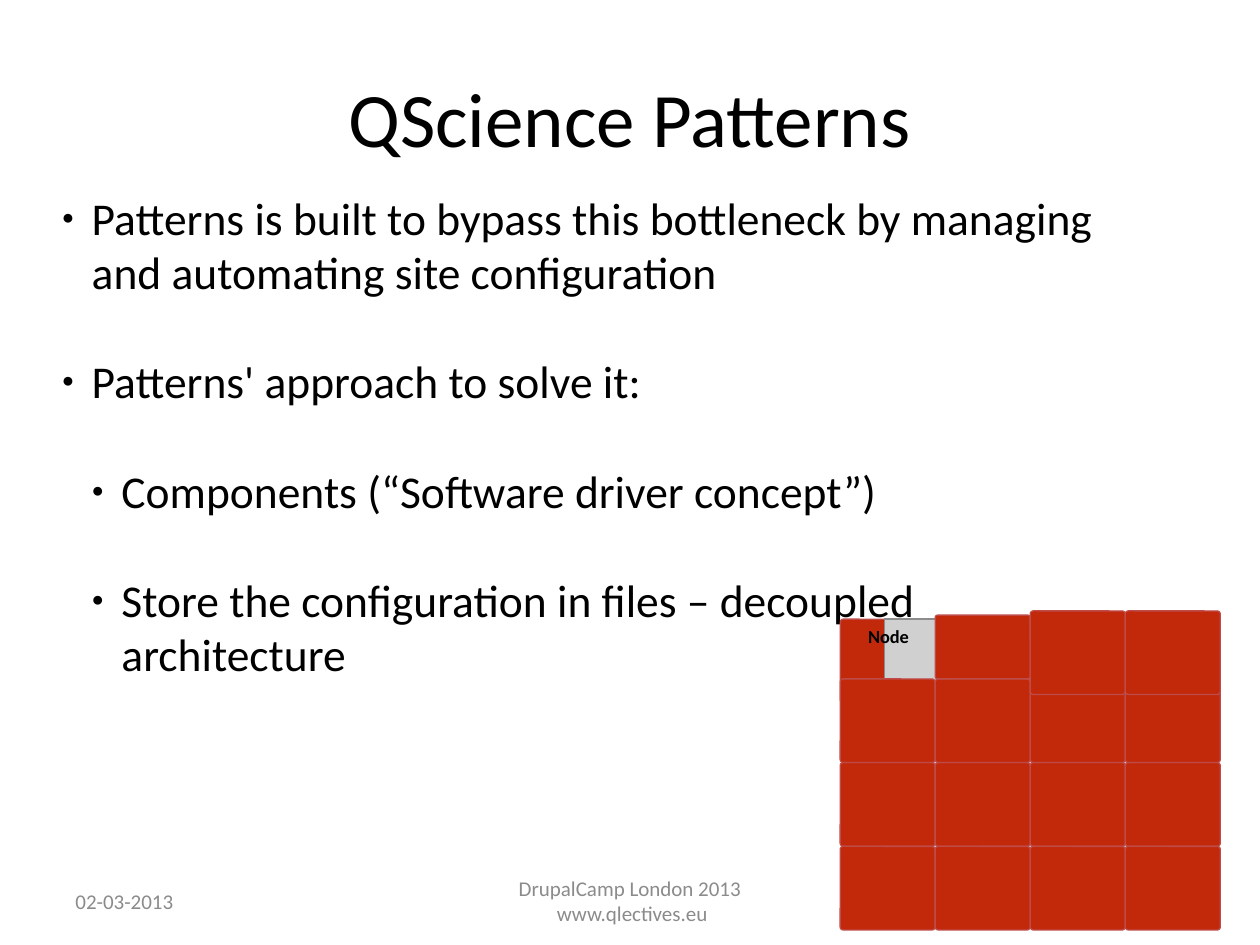
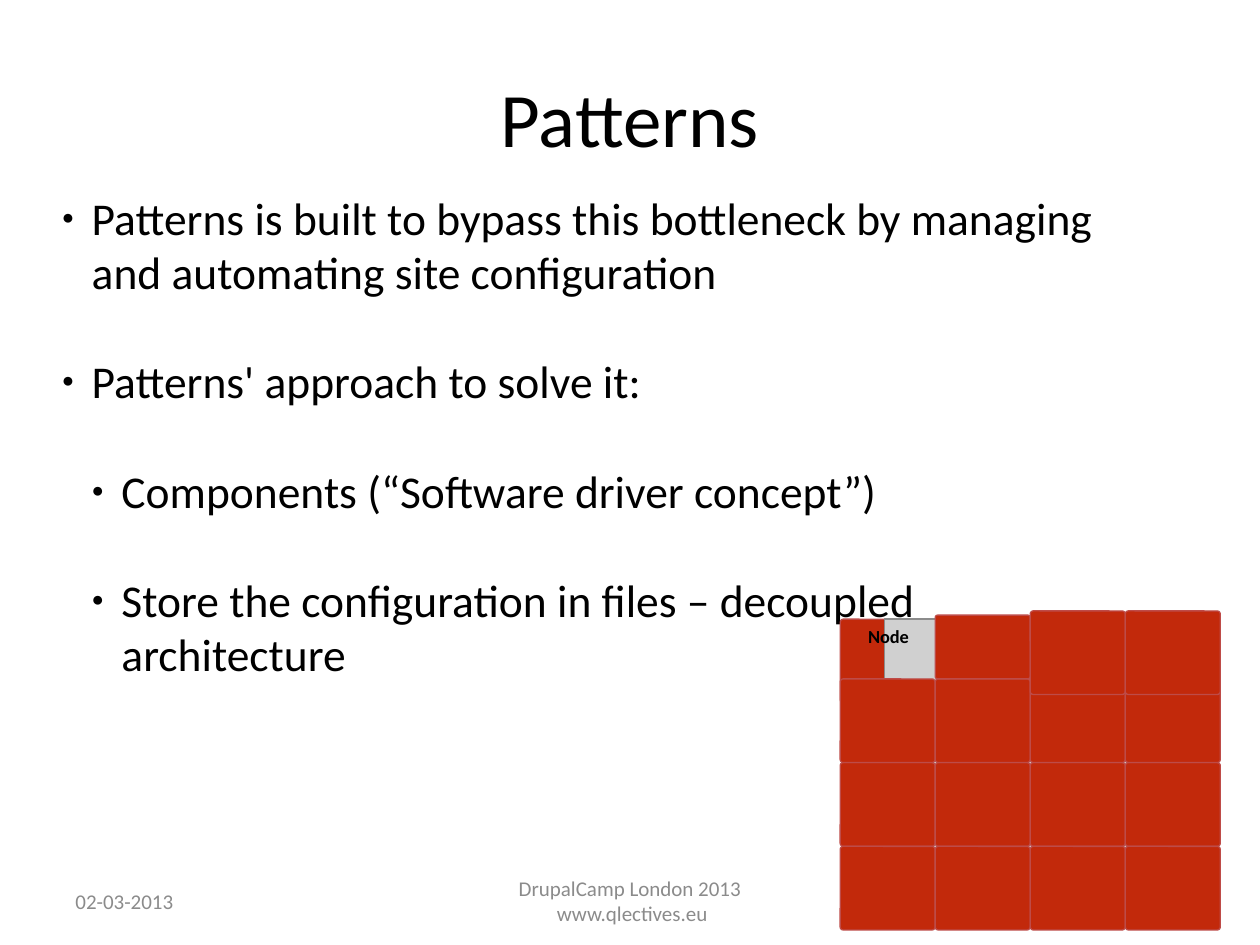
Before and after one commit to QScience/dc-slides, a slide deck: slide 14 of dclondon2013/patterns_dclondon2013.odp (slide 16 before the commit). Drawn at 1260x945 pixels with LibreOffice and Linux fonts; fonts in the diff are those of the drawing; grey boxes stand for pictures; background and template pictures are left out. Boxes give left, top, right and bottom in pixels: in the first picture for what was removed or moved away, otherwise in the second. Text is boxed around its words. In the diff, an @@ line names an element or a change of style, - is before the commit and + after.

```diff
--- a/dclondon2013/patterns_dclondon2013.odp
+++ b/dclondon2013/patterns_dclondon2013.odp
@@ text at [501, 97, 759, 148]: text changed @@
-QScience Patterns
+Patterns
```
Also in this commit, not shown: 9 other slides changed, 4 slides removed, 1 other file.
